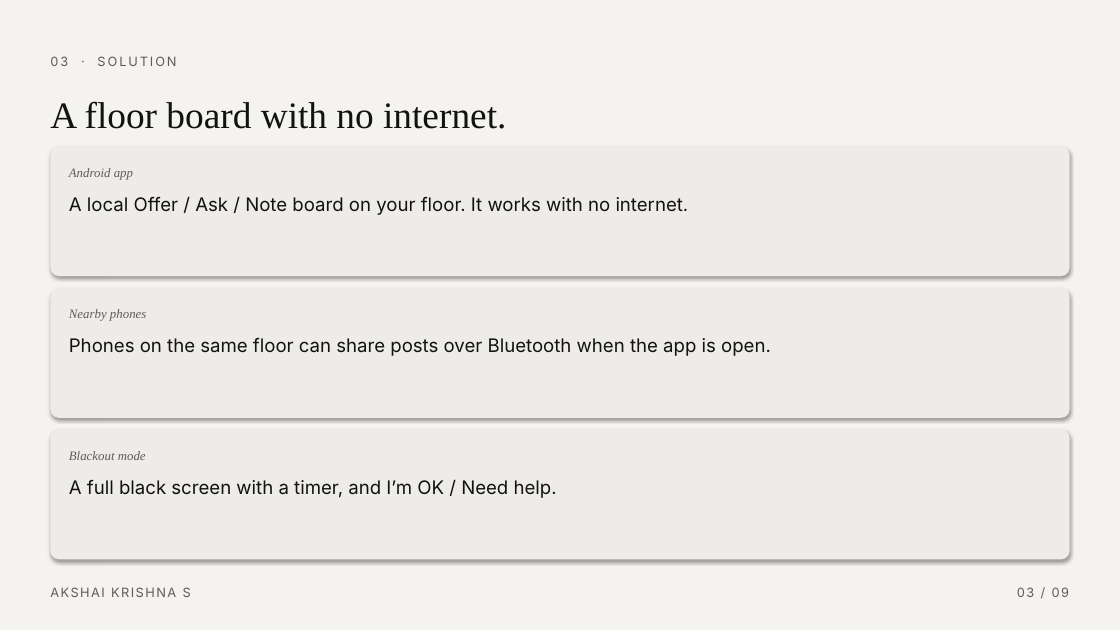
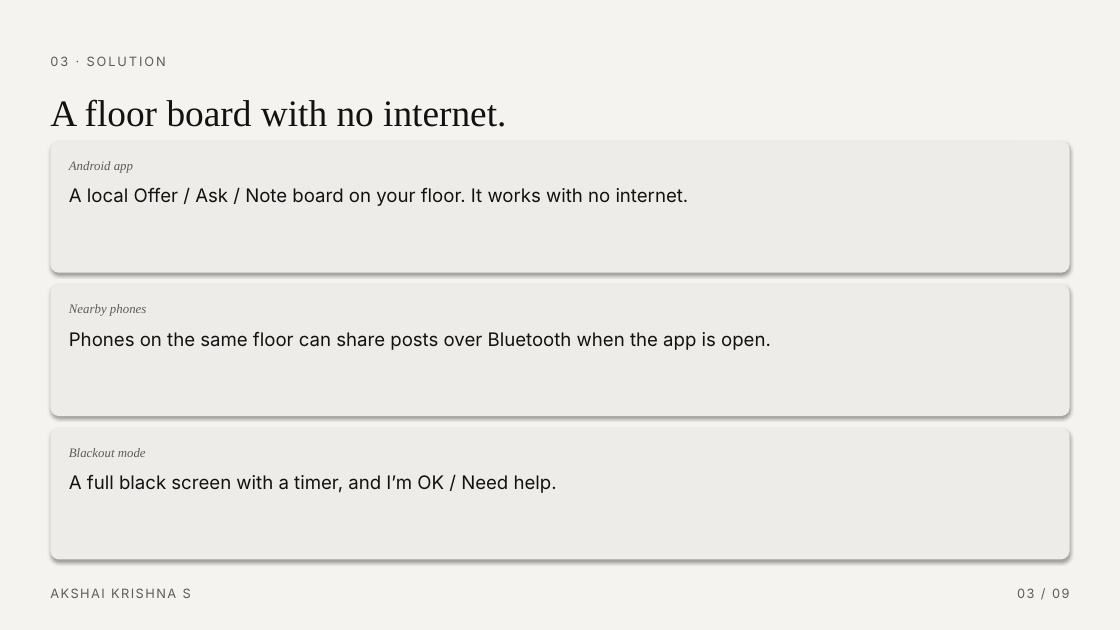
Before and after one commit to flyme2mars/hop, a slide deck: slide 3 of presentation/Hop-OffGrid.pptx. Drawn at 1120x630 pixels with LibreOffice and Linux fonts; fonts in the diff are those of the drawing. Boxes give left, top, right and bottom in pixels: in the first picture for what was removed or moved away, otherwise in the second. Text is boxed around its words. In the diff, an @@ line names an element or a change of style, - is before the commit and + after.

```diff
--- a/presentation/Hop-OffGrid.pptx
+++ b/presentation/Hop-OffGrid.pptx
@@ text "03 · SOLUTION" rewrapped from [50,56,176,66] to [50,56,166,66] @@
@@ 2 texts, 1 rounded rectangle: place and size @@
-2 texts, 1 rounded rectangle at [50,146,1070,321]
+2 texts, 1 rounded rectangle at [50,141,1070,316]
@@ proportions changed in 3 elements at [50,428,1070,560], [50,285,1070,417], [50,141,1070,273] @@
@@ text "A local Offer / Ask ...": place and size @@
-text "A local Offer / Ask ..." at [69,197,689,215]
+text "A local Offer / Ask ..." at [69,188,689,206]
@@ text "Phones on the same floor ...": place and size @@
-text "Phones on the same floor ..." at [69,338,771,356]
+text "Phones on the same floor ..." at [69,332,771,350]
@@ text "A full black screen with ...": place and size @@
-text "A full black screen with ..." at [69,480,557,498]
+text "A full black screen with ..." at [69,475,557,493]
```
Also in this commit, not shown: 8 other slides changed, 3 other files.
